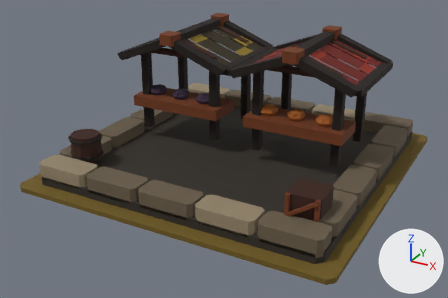
Before and after pictures for a commit that changed the glTF model art/market_t3/market_t3.glb.
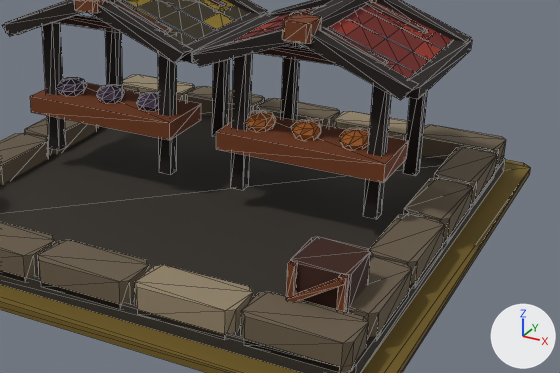
Old and new are each drawn whole from a camera (50 mm lens) standing at (2.81, -5.47, 2.86) and looking at (-0.06, -0.26, 0.25) and again close up on the part from 26% to 99% of the width and 13% to 87% of the height. The axes (+X, +Y, +Z) are drawn at lower right. The lights are the same throughout. The first two pictures are the older version. The close-ups show mesh edges as thin lines.

Before the edit, the objects in view are built like this:
```python
me_mmr___market___t03_architecture_mesh_001 = bpy.data.meshes.new('MMR | market | T03 Architecture Mesh.001')
me_mmr___market___t03_architecture_mesh_001.from_pydata(...)  # 1056 vertices, 1664 faces; spans x -1.5..1.5, y -1.5..1.5, z 0.0..1.36
me_mmr___market___t03_architecture_mesh_001.materials.append(mat_mmr___shared_palette_atlas)  # picture img_mmr_shared_color_palette_64
me_mmr___market___tier_03_ground_mesh_001 = bpy.data.meshes.new('MMR | market | Tier 03 Ground Mesh.001')
me_mmr___market___tier_03_ground_mesh_001.from_pydata(...)  # 16 vertices, 28 faces; spans x -1.65..1.65, y -1.65..1.65, z -0.05..0.0
me_mmr___market___tier_03_ground_mesh_001.materials.append(mat_mmr___shared_palette_atlas)  # picture img_mmr_shared_color_palette_64
ob_mmr___market___t03_architecture_001 = bpy.data.objects.new('MMR | market | T03 Architecture.001', me_mmr___market___t03_architecture_mesh_001)
ob_mmr___market___t03_architecture_001.location = (0.0, 0.0, 0.05)
ob_mmr___market___tier_03_ground_001 = bpy.data.objects.new('MMR | market | Tier 03 Ground.001', me_mmr___market___tier_03_ground_mesh_001)
ob_mmr___market___tier_03_ground_001.location = (0.0, 0.0, 0.05)
```
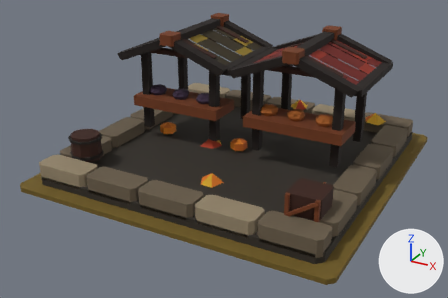
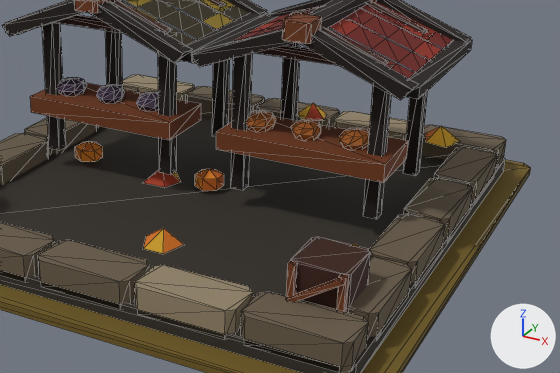
Boxes (x1, y1, x2, y2) around the edits, measured in the close-ups (560 x 373 px):
'MMR | market | T03 Autumn Dressing.001', added: after (75, 103, 459, 254)

Diff of the bpy script that builds the scene:
```diff
--- a/art/market_t3/market_t3.glb.py
+++ b/art/market_t3/market_t3.glb.py
@@ me_mmr___market___t03_autumn_dressing_001 @@
+me_mmr___market___t03_autumn_dressing_001.from_pydata(...)  # 56 vertices, 61 faces; spans x -1.03..1.25, y -0.91..1.39, z 0.08..0.32
+me_mmr___market___t03_autumn_dressing_001.materials.append(mat_mmr___shared_palette_atlas)  # picture img_mmr_shared_color_palette_64
@@ ob_mmr___market___t03_autumn_dressing_001 @@
+ob_mmr___market___t03_autumn_dressing_001 = bpy.data.objects.new('MMR | market | T03 Autumn Dressing.001', me_mmr___market___t03_autumn_dressing_001)
+ob_mmr___market___t03_autumn_dressing_001.location = (0.0, 0.0, 0.05)
```
